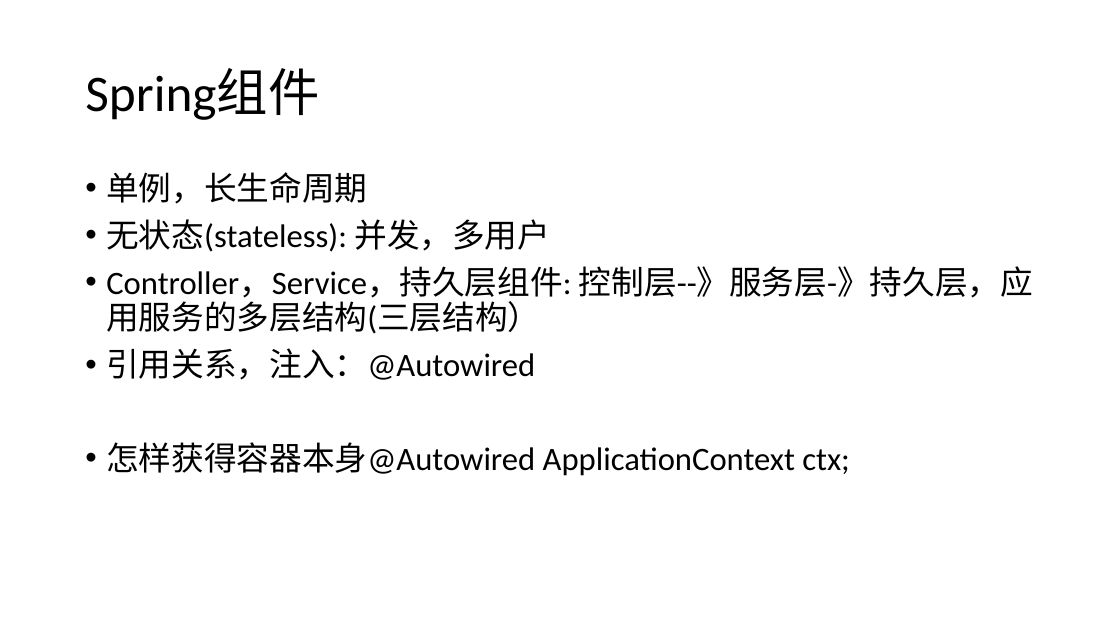
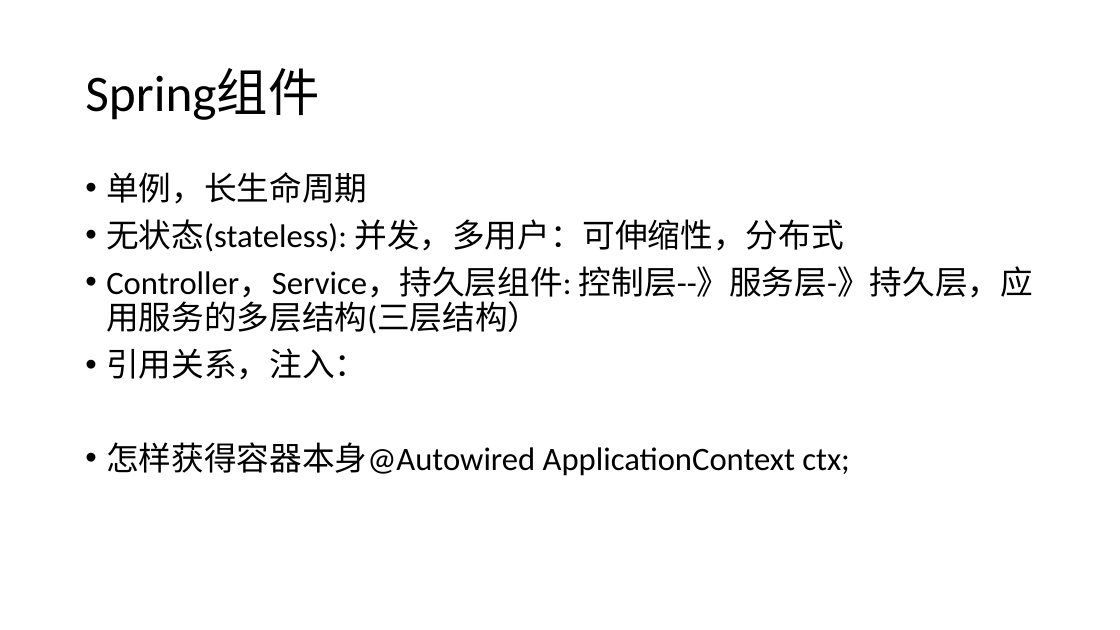
Before and after one commit to baiyuqi/course-space, a slide deck: slide 3 of document/讲义（ppt）/1-DI与容器.pptx. Drawn at 1120x630 pixels with LibreOffice and Linux fonts; fonts in the diff are those of the drawing. Boxes give left, top, right and bottom in pixels: in the first picture for what was removed or moved away, otherwise in the second. Text is boxed around its words. In the diff, an @@ line names an element or a change of style, - is before the commit and + after.

```diff
--- a/document/讲义（ppt）/1-DI与容器.pptx
+++ b/document/讲义（ppt）/1-DI与容器.pptx
@@ text at [106, 219, 843, 252]: text changed @@
-• 无状态(stateless): 并发，多用户
+• 无状态(stateless): 并发，多用户：可伸缩性，分布式
@@ text at [106, 348, 367, 380]: text changed @@
-• 引用关系，注入：@Autowired
+• 引用关系，注入：
```
Also in this commit, not shown: 18 other files.
